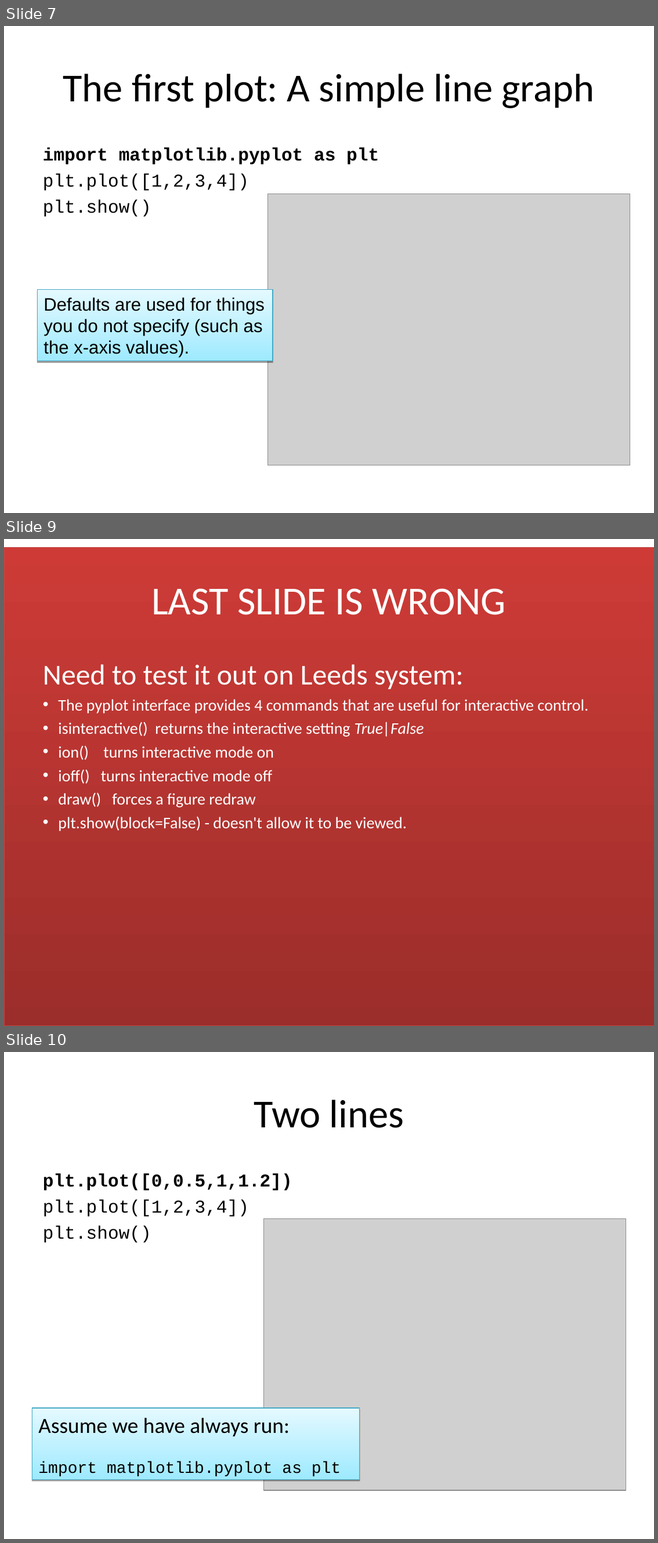
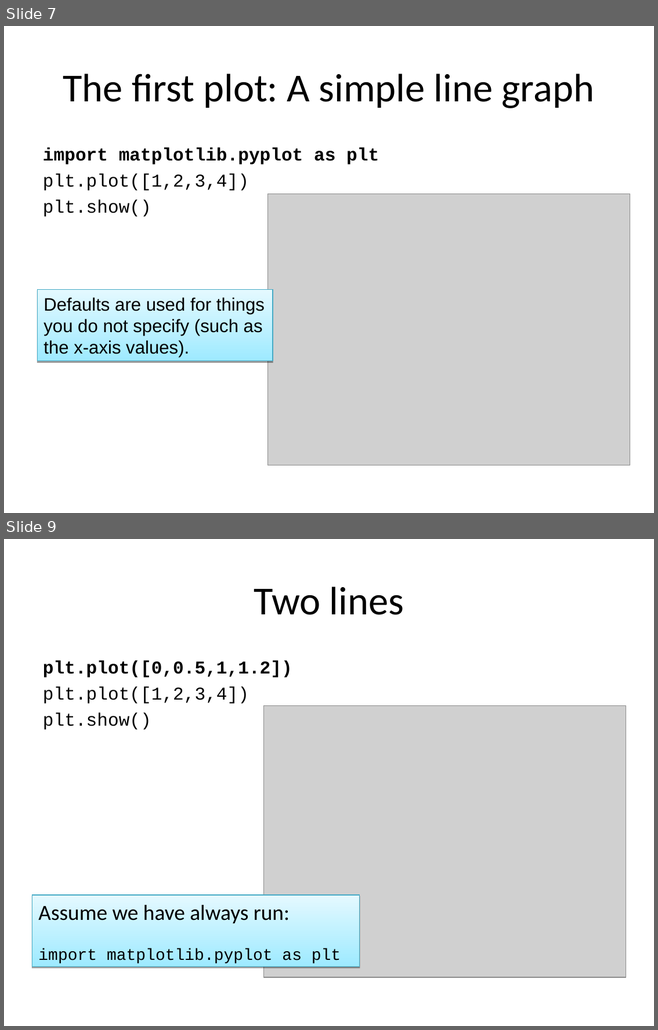
Before and after one commit to ncasuk/ncas-isc, a slide deck: python/presentations/visualisation/matplotlib_and_basemap.ppt. Shown one above the other, each under a label of ours: slides 7, 9 and 10 before the commit, slides 7 and 9 after it; the slides between them are not shown. The pictures are 658x1543 and 658x1030 pixels, drawn with LibreOffice and Linux fonts; fonts in the diff are those of the drawing; grey boxes stand for pictures; background and template pictures are left out. Boxes give left, top, right and bottom in pixels: in the first picture for what was removed or moved away, otherwise in the second. Text is boxed around its words. In the diff, an @@ line names an element or a change of style, - is before the commit and + after.

Commit message:
Updated Matplotlib materials to include interactive plotting info.

```diff
--- a/python/presentations/visualisation/matplotlib_and_basemap.ppt
+++ b/python/presentations/visualisation/matplotlib_and_basemap.ppt
@@ slide 9 removed at (4, 539, 654, 1026), background #FFFFFF @@
@@ rectangle removed at (4, 548, 654, 1026) @@
@@ title removed at (151, 588, 506, 615) @@
-LAST SLIDE IS WRONG
@@ text removed at (43, 664, 588, 831) @@
-Need to test it out on Leeds system:
-• The pyplot interface provides 4 commands that are useful for interactive control.
-• isinteractive() returns the interactive setting True|False
-• ion() turns interactive mode on
-• ioff() turns interactive mode off
-• draw() forces a figure redraw
-• plt.show(block=False) - doesn't allow it to be viewed.
@@ what was slide 10 is now slide 9 @@
```
Also in this commit, not shown: 2 slides changed, 3 other files.
